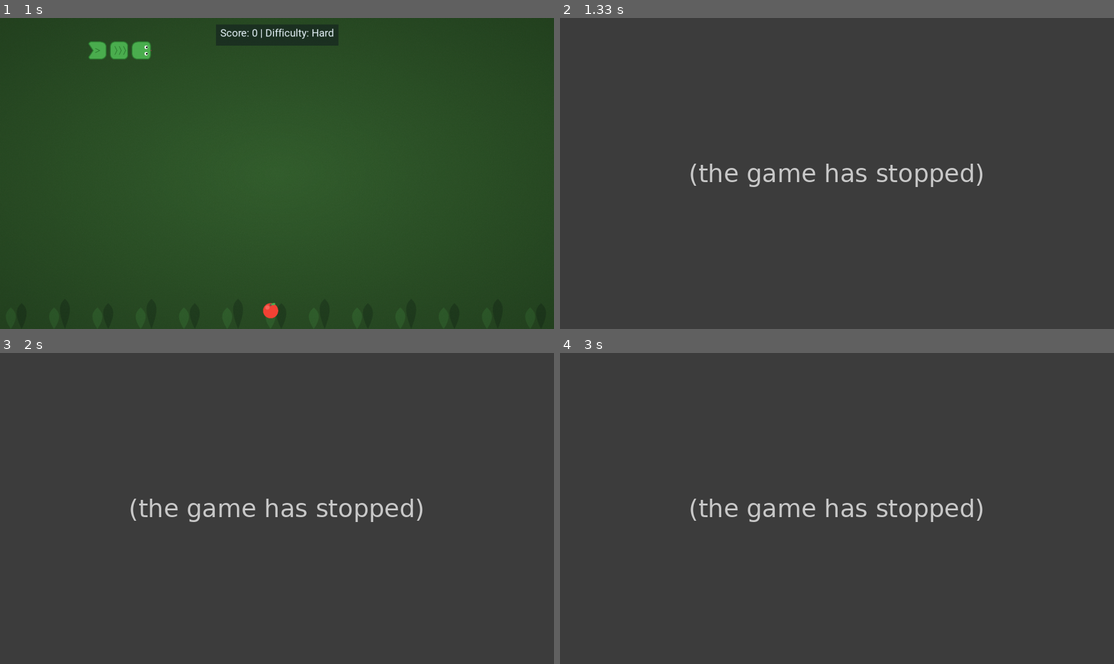
Above: before the commit, frames 1-4 (two rows, left to right).
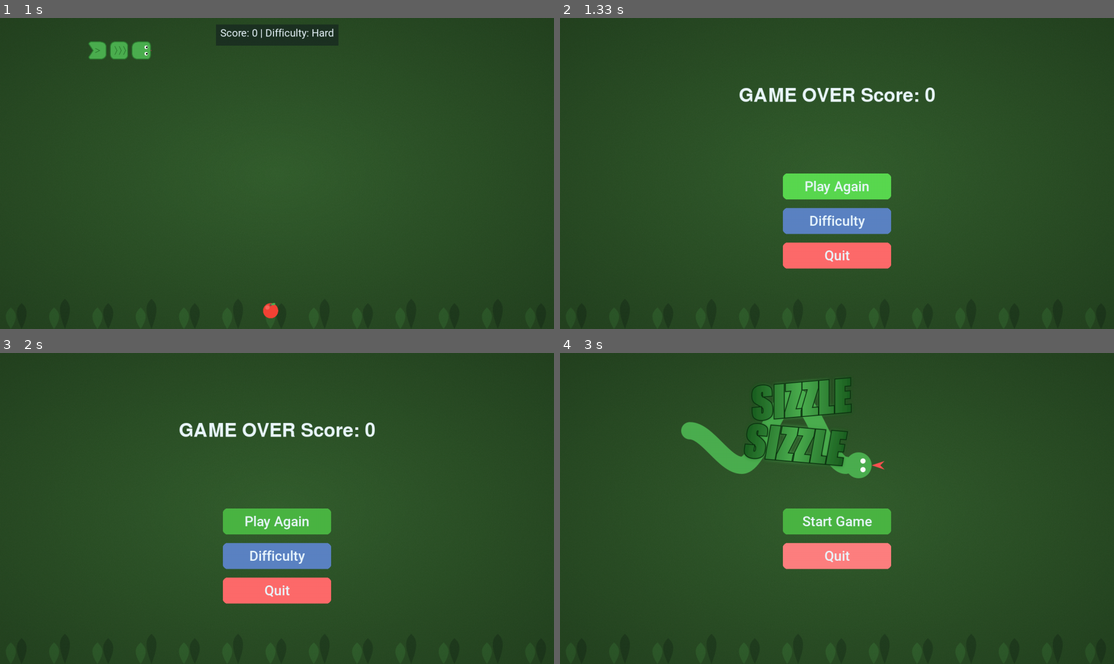
Above: after the commit, the same moments.

Repository: VietDSK6/snake-pygame
Game: pygame game, started from main.py
Two runs of this game, one before a commit and one after it. Both use one fixed random seed, a clock stepped at 60 frames per second and the inputs below.
Inputs (mouse positions are in pixels of both pictures, inside the frame that each line leads up to):
- Up to frame 1 (1 s): click (277, 173) at 0.38 s; click (277, 195) at 0.72 s
- Up to frame 2 (1.33 s): tap W at 1 s
- Up to frame 3 (2 s): click (105, 580) at 1.38 s
- Up to frame 4 (3 s): click (837, 545) at 2.72 s

Frame 1 is identical in both runs. In frame 2, 62% of the frame differs, in the area x 0-100%, y 0-100%; in frame 3, 62%; in frame 4, 64%.
Error before the commit: NameError: name 'death_menu' is not defined (game.py line 145); the game stopped at 1.13 s (later frames are placeholders)

Commit message:
add import menu function

Diff:
--- a/game.py
+++ b/game.py
@@ -2,6 +2,7 @@
 import random
 from config import *
 from assets import *
+from menus import *
 from ui import Button, show_score
 
 
